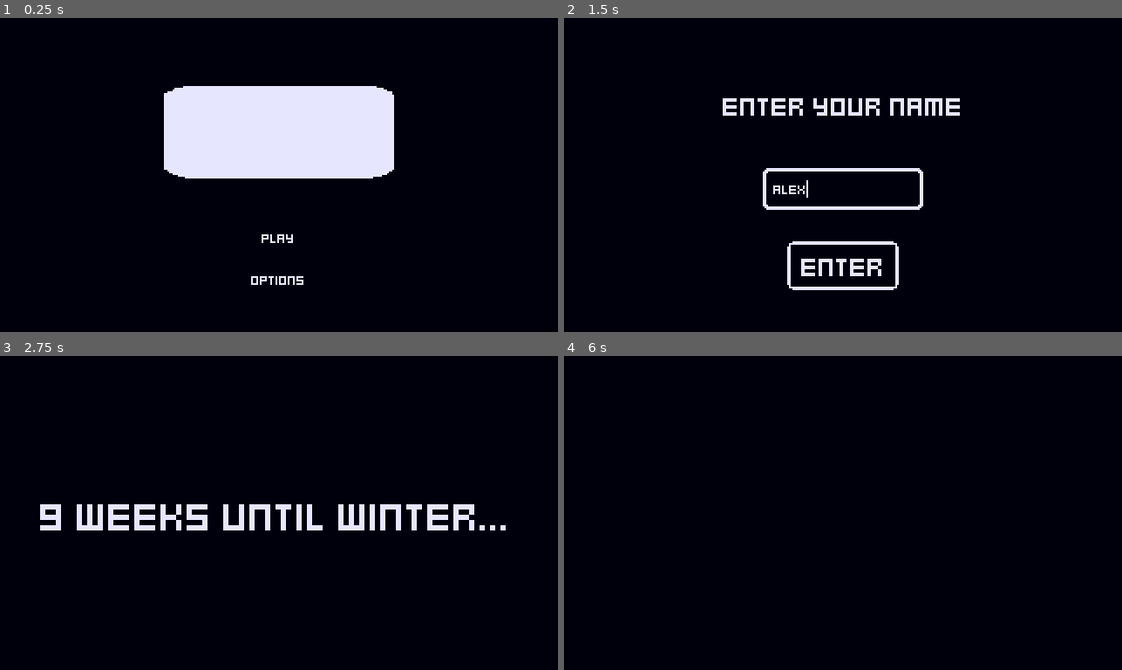
Above: before the commit, frames 1-4 (two rows, left to right).
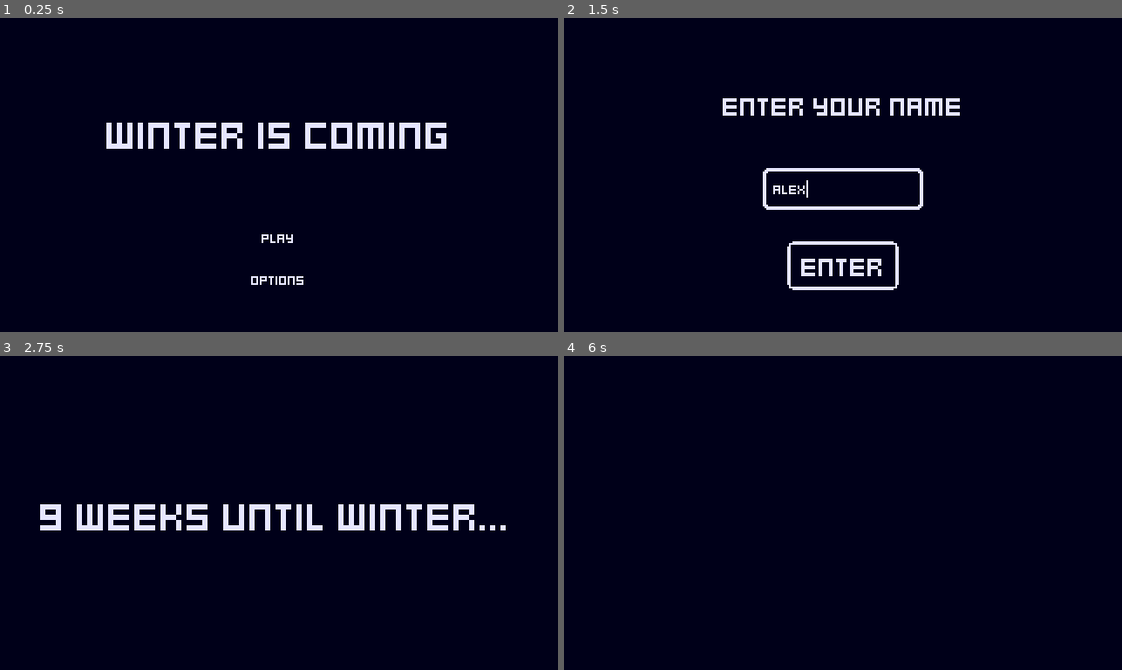
Above: after the commit, the same moments.

Repository: songbirdgamedev/b1t-jam-3-offering
Game: Godot game, scene res://scenes/title_screen.tscn
Same seed, same stepped clock (60 frames per second), same inputs: the game is played once before the commit and once after it. The engine's default icon, where the game draws it, is replaced by a stand-in: a white triangle on a blue panel in a dark square.
Inputs (mouse positions are in pixels of both pictures, inside the frame that each line leads up to):
- Up to frame 1 (0.25 s): no input
- Up to frame 2 (1.5 s): click "Play" at 0.5 s; click (843, 187) at 1.27 s; type "Alex" at 1.35 s
- Up to frame 3 (2.75 s): click "Enter" at 2 s
- Up to frame 4 (6 s): tap Enter at 2.75 s; move the mouse to (965, 497) at 2.77 s; click (965, 497) at 2.85 s; click (965, 497) at 3.5 s; move the mouse to (731, 528) at 3.52 s; click (731, 528) at 3.6 s; click (731, 528) at 4.25 s; move the mouse to (898, 443) at 4.27 s; click (898, 443) at 4.35 s; click (898, 443) at 5 s; move the mouse to (815, 575) at 5.02 s; click (815, 575) at 5.1 s; click (815, 575) at 5.75 s; move the mouse to (1010, 560) at 5.77 s; click (1010, 560) at 5.85 s

The runs differ from the first frame. In frame 1, 11% of the frame differs, in the area x 19-80%, y 21-52%; in frame 2, less than 0.1%; in frame 3, less than 0.1%; in frame 4, less than 0.1%.

Commit message:
Edit colors

Diff:
--- a/resources/1-bit.gdshader
+++ b/resources/1-bit.gdshader
@@ -6,7 +6,7 @@
 {
 	vec4 original_colour = texture(SCREEN_TEXTURE,SCREEN_UV);
 	if (original_colour.b < 0.6){
-		COLOR = vec4(0.0,0.0,0.05,1.0);
+		COLOR = vec4(0.0,0.0,0.1,1.0);
 	}else{
 		COLOR = vec4(0.9,0.9,1,1.0);
 	}
--- a/scenes/autoloads/audio_manager.tscn
+++ b/scenes/autoloads/audio_manager.tscn
@@ -1,3 +1,6 @@
-[gd_scene format=3 uid="uid://ctbrd0cb73wce"]
+[gd_scene load_steps=2 format=3 uid="uid://ctbrd0cb73wce"]
+
+[ext_resource type="Script" uid="uid://bf1ncoifbei14" path="res://scripts/autoloads/audio_manager.gd" id="1_f8yfr"]
 
 [node name="AudioManager" type="Node"]
+script = ExtResource("1_f8yfr")
--- a/scenes/decision.tscn
+++ b/scenes/decision.tscn
@@ -22,7 +22,6 @@
 offset_bottom = -122.0
 
 [node name="Buttons" type="Node2D" parent="."]
-visible = false
 
 [node name="Decision1" parent="Buttons" instance=ExtResource("3_e23qt")]
 position = Vector2(0, 64)
--- a/scenes/decision_button.tscn
+++ b/scenes/decision_button.tscn
@@ -4,19 +4,25 @@
 [ext_resource type="FontFile" uid="uid://d2avfcn8sbdrt" path="res://assets/Kenney Mini Square.ttf" id="1_pq7yr"]
 
 [sub_resource type="StyleBoxFlat" id="StyleBoxFlat_1u7lj"]
+content_margin_left = 2.0
+content_margin_top = 2.0
+content_margin_right = 2.0
+content_margin_bottom = 2.0
 bg_color = Color(0, 0, 0, 1)
+border_width_left = 2
+border_width_top = 2
+border_width_right = 2
+border_width_bottom = 2
+corner_radius_top_left = 3
+corner_radius_top_right = 3
+corner_radius_bottom_right = 3
+corner_radius_bottom_left = 3
 
 [node name="DecisionButton" type="Node2D"]
 script = ExtResource("1_1u7lj")
 metadata/_edit_group_ = true
 
-[node name="ColorRect" type="ColorRect" parent="."]
-offset_right = 128.0
-offset_bottom = 40.0
-metadata/_edit_group_ = true
-
-[node name="Button" type="Button" parent="ColorRect"]
-layout_mode = 0
+[node name="Button" type="Button" parent="."]
 offset_left = 1.0
 offset_top = 1.0
 offset_right = 127.0
@@ -26,5 +32,6 @@
 theme_override_styles/normal = SubResource("StyleBoxFlat_1u7lj")
 text = "Example
 text"
+autowrap_mode = 3
 
-[connection signal="pressed" from="ColorRect/Button" to="." method="_on_button_pressed"]
+[connection signal="pressed" from="Button" to="." method="_on_button_pressed"]
--- a/scenes/dialogue.tscn
+++ b/scenes/dialogue.tscn
@@ -118,7 +118,7 @@
 [node name="Requester" type="AnimatedSprite2D" parent="."]
 position = Vector2(160, 66)
 sprite_frames = SubResource("SpriteFrames_bfpow")
-animation = &"nobody"
+animation = &"deity"
 autoplay = "jeremy"
 
 [node name="TextBox" parent="." instance=ExtResource("1_jwyou")]
--- a/scenes/title_screen.tscn
+++ b/scenes/title_screen.tscn
@@ -1,9 +1,8 @@
-[gd_scene load_steps=6 format=3 uid="uid://cn5f6yumavoep"]
+[gd_scene load_steps=5 format=3 uid="uid://cn5f6yumavoep"]
 
 [ext_resource type="Shader" uid="uid://d0g20hi08muw6" path="res://resources/1-bit.gdshader" id="1_fgkus"]
 [ext_resource type="Script" uid="uid://fh10wpwypodi" path="res://scripts/title_screen.gd" id="1_mgrm8"]
 [ext_resource type="FontFile" uid="uid://d2avfcn8sbdrt" path="res://assets/Kenney Mini Square.ttf" id="1_s4lrb"]
-[ext_resource type="Texture2D" uid="uid://0wdta4hc3gui" path="res://icon.svg" id="1_sa3yf"]
 
 [sub_resource type="ShaderMaterial" id="ShaderMaterial_sa3yf"]
 shader = ExtResource("1_fgkus")
@@ -18,10 +17,17 @@
 offset_bottom = 180.0
 color = Color(0.06053035, 0.06053035, 0.060530342, 1)
 
-[node name="Logo" type="Sprite2D" parent="CanvasLayer"]
-position = Vector2(160, 64.00001)
-scale = Vector2(1.4999999, 0.625)
-texture = ExtResource("1_sa3yf")
+[node name="Logo" type="Label" parent="CanvasLayer"]
+offset_left = 48.0
+offset_top = 36.0
+offset_right = 272.0
+offset_bottom = 96.0
+theme_override_fonts/font = ExtResource("1_s4lrb")
+theme_override_font_sizes/font_size = 24
+text = "Winter is coming"
+horizontal_alignment = 1
+vertical_alignment = 1
+autowrap_mode = 3
 
 [node name="OptionsButton" type="Button" parent="CanvasLayer"]
 offset_left = 96.0
--- a/scripts/autoloads/game_manager.gd
+++ b/scripts/autoloads/game_manager.gd
@@ -21,3 +21,4 @@
 func change_name(n: String) -> void:
 	player_name = n
 	TextManager.set_text()
+	ScenarioManager.set_scenarios()
--- a/scripts/autoloads/scenario_manager.gd
+++ b/scripts/autoloads/scenario_manager.gd
@@ -1,194 +1,204 @@
 extends Node
 
 
-var early: Array[Scenario] = [
-	Scenario.new("You need to test a scenario!", [
-		Option.new("test one", {
-			"village_approval": 5
-		}),
-		Option.new("test two", {
-			"village_approval": -1
-		}),
-		Option.new("test three", {
-			"village_approval": 50
-		}),
-		Option.new("test four", {
-			"village_approval": -10
-		}),
-		Option.new("test five", {
-			"village_approval": 10
-		}),
-		Option.new("test six", {
-			"village_approval": 55
-		})
-	]),
-	Scenario.new("You need to test a scenaritwo!", [
-		Option.new("test one", {
-			"village_approval": 5
-		}),
-		Option.new("test two", {
-			"village_approval": -1
-		}),
-		Option.new("test three", {
-			"village_approval": 50
-		}),
-		Option.new("test four", {
-			"village_approval": -10
-		}),
-		Option.new("test five", {
-			"village_approval": 10
-		}),
-		Option.new("test six", {
-			"village_approval": 55
-		})
-	]),
-	Scenario.new("You need to test a scenario 3!", [
-		Option.new("test one", {
-			"village_approval": 5
-		}),
-		Option.new("test two", {
-			"village_approval": -1
-		}),
-		Option.new("test three", {
-			"village_approval": 50
-		}),
-		Option.new("test four", {
-			"village_approval": -10
-		}),
-		Option.new("test five", {
-			"village_approval": 10
-		}),
-		Option.new("test six", {
-			"village_approval": 55
-		})
-	]),
-]
-
-var mid: Array[Scenario] = [
-	Scenario.new("You need to test a scenario!", [
-		Option.new("test one", {
-			"village_approval": 5
-		}),
-		Option.new("test two", {
-			"village_approval": -1
-		}),
-		Option.new("test three", {
-			"village_approval": 50
-		}),
-		Option.new("test four", {
-			"village_approval": -10
-		}),
-		Option.new("test five", {
-			"village_approval": 10
-		}),
-		Option.new("test six", {
-			"village_approval": 55
-		})
-	]),
-	Scenario.new("You need to test a scenaritwo!", [
-		Option.new("test one", {
-			"village_approval": 5
-		}),
-		Option.new("test two", {
-			"village_approval": -1
-		}),
-		Option.new("test three", {
-			"village_approval": 50
-		}),
-		Option.new("test four", {
-			"village_approval": -10
-		}),
-		Option.new("test five", {
-			"village_approval": 10
-		}),
-		Option.new("test six", {
-			"village_approval": 55
-		})
-	]),
-	Scenario.new("You need to test a scenario 3!", [
-		Option.new("test one", {
-			"village_approval": 5
-		}),
-		Option.new("test two", {
-			"village_approval": -1
-		}),
-		Option.new("test three", {
-			"village_approval": 50
-		}),
-		Option.new("test four", {
-			"village_approval": -10
-		}),
-		Option.new("test five", {
-			"village_approval": 10
-		}),
-		Option.new("test six", {
-			"village_approval": 55
-		})
-	]),
-]
-
-var late: Array[Scenario] = [
-	Scenario.new("You need to test a scenario!", [
-		Option.new("test one", {
-			"village_approval": 5
-		}),
-		Option.new("test two", {
-			"village_approval": -1
-		}),
-		Option.new("test three", {
-			"village_approval": 50
-		}),
-		Option.new("test four", {
-			"village_approval": -10
-		}),
-		Option.new("test five", {
-			"village_approval": 10
-		}),
-		Option.new("test six", {
-			"village_approval": 55
-		})
-	]),
-	Scenario.new("You need to test a scenaritwo!", [
-		Option.new("test one", {
-			"village_approval": 5
-		}),
-		Option.new("test two", {
-			"village_approval": -1
-		}),
-		Option.new("test three", {
-			"village_approval": 50
-		}),
-		Option.new("test four", {
-			"village_approval": -10
-		}),
-		Option.new("test five", {
-			"village_approval": 10
-		}),
-		Option.new("test six", {
-			"village_approval": 55
-		})
-	]),
-	Scenario.new("You need to test a scenario 3!", [
-		Option.new("test one", {
-			"village_approval": 5
-		}),
-		Option.new("test two", {
-			"village_approval": -1
-		}),
-		Option.new("test three", {
-			"village_approval": 50
-		}),
-		Option.new("test four", {
-			"village_approval": -10
-		}),
-		Option.new("test five", {
-			"village_approval": 10
-		}),
-		Option.new("test six", {
-			"village_approval": 55
-		})
-	]),
-]
+var early: Array[Scenario]
+var mid: Array[Scenario]
+var late: Array[Scenario]
+
+
+func _ready() -> void:
+	set_scenarios()
+
+
+func set_scenarios() -> void:
+	early = [
+		Scenario.new("Dear " + GameManager.player_name + ", we humbly request some supplies from the stores for an offering to the forest. The chill of winter will be bitter without them. -Village Elders", [
+			Option.new("Give the elders a veritable bounty from the stores", {
+				"village_approval": 5
+			}),
+			Option.new("allow the elders to choose plenty from the best of the supplies", {
+				"village_approval": -1
+			}),
+			Option.new("Allow the elders to choose some food that's past its best", {
+				"village_approval": 50
+			}),
+			Option.new("Allow the elders to choose a small amount from the supplies", {
+				"village_approval": -10
+			}),
+			Option.new("Ignore the elders' request entirely", {
+				"village_approval": 10
+			}),
+			Option.new("Tell the elders that the village needs those supplies for winter", {
+				"village_approval": 55
+			})
+		]),
+		Scenario.new("You need to test a scenaritwo!", [
+			Option.new("test one", {
+				"village_approval": 5
+			}),
+			Option.new("test two", {
+				"village_approval": -1
+			}),
+			Option.new("test three", {
+				"village_approval": 50
+			}),
+			Option.new("test four", {
+				"village_approval": -10
+			}),
+			Option.new("test five", {
+				"village_approval": 10
+			}),
+			Option.new("test six", {
+				"village_approval": 55
+			})
+		]),
+		Scenario.new("You need to test a scenario 3!", [
+			Option.new("test one", {
+				"village_approval": 5
+			}),
+			Option.new("test two", {
+				"village_approval": -1
+			}),
+			Option.new("test three", {
+				"village_approval": 50
+			}),
+			Option.new("test four", {
+				"village_approval": -10
+			}),
+			Option.new("test five", {
+				"village_approval": 10
+			}),
+			Option.new("test six", {
+				"village_approval": 55
+			})
+		]),
+	]
+
+	mid = [
+		Scenario.new("You need to test a scenario!", [
+			Option.new("test one", {
+				"village_approval": 5
+			}),
+			Option.new("test two", {
+				"village_approval": -1
+			}),
+			Option.new("test three", {
+				"village_approval": 50
+			}),
+			Option.new("test four", {
+				"village_approval": -10
+			}),
+			Option.new("test five", {
+				"village_approval": 10
+			}),
+			Option.new("test six", {
+				"village_approval": 55
+			})
+		]),
+		Scenario.new("You need to test a scenaritwo!", [
+			Option.new("test one", {
+				"village_approval": 5
+			}),
+			Option.new("test two", {
+				"village_approval": -1
+			}),
+			Option.new("test three", {
+				"village_approval": 50
+			}),
+			Option.new("test four", {
+				"village_approval": -10
+			}),
+			Option.new("test five", {
+				"village_approval": 10
+			}),
+			Option.new("test six", {
+				"village_approval": 55
+			})
+		]),
+		Scenario.new("You need to test a scenario 3!", [
+			Option.new("test one", {
+				"village_approval": 5
+			}),
+			Option.new("test two", {
+				"village_approval": -1
+			}),
+			Option.new("test three", {
+				"village_approval": 50
+			}),
+			Option.new("test four", {
+				"village_approval": -10
+			}),
+			Option.new("test five", {
+				"village_approval": 10
+			}),
+			Option.new("test six", {
+				"village_approval": 55
+			})
+		]),
+	]
+
+	late = [
+		Scenario.new("You need to test a scenario!", [
+			Option.new("test one", {
+				"village_approval": 5
+			}),
+			Option.new("test two", {
+				"village_approval": -1
+			}),
+			Option.new("test three", {
+				"village_approval": 50
+			}),
+			Option.new("test four", {
+				"village_approval": -10
+			}),
+			Option.new("test five", {
+				"village_approval": 10
+			}),
+			Option.new("test six", {
+				"village_approval": 55
+			})
+		]),
+		Scenario.new("You need to test a scenaritwo!", [
+			Option.new("test one", {
+				"village_approval": 5
+			}),
+			Option.new("test two", {
+				"village_approval": -1
+			}),
+			Option.new("test three", {
+				"village_approval": 50
+			}),
+			Option.new("test four", {
+				"village_approval": -10
+			}),
+			Option.new("test five", {
+				"village_approval": 10
+			}),
+			Option.new("test six", {
+				"village_approval": 55
+			})
+		]),
+		Scenario.new("You need to test a scenario 3!", [
+			Option.new("test one", {
+				"village_approval": 5
+			}),
+			Option.new("test two", {
+				"village_approval": -1
+			}),
+			Option.new("test three", {
+				"village_approval": 50
+			}),
+			Option.new("test four", {
+				"village_approval": -10
+			}),
+			Option.new("test five", {
+				"village_approval": 10
+			}),
+			Option.new("test six", {
+				"village_approval": 55
+			})
+		]),
+	]
 
 
 func get_scenario() -> Scenario:
--- a/scripts/decision_button.gd
+++ b/scripts/decision_button.gd
@@ -2,7 +2,7 @@
 extends Node2D
 
 
-@onready var button: Button = $ColorRect/Button
+@onready var button: Button = $Button
 var result: Dictionary
 
 signal button_pressed
--- a/scripts/time_left.gd
+++ b/scripts/time_left.gd
@@ -14,6 +14,5 @@
 	elif weeks == 1:
 		label.text = "[shake]" + str(weeks)  + " week until winter..."
 	else:
-		print(str(weeks) + " weeks until winter...")
 		label.text = str(weeks) + " weeks until winter..."
 	GameManager.weeks_left -= 1
Not shown, removed: assets/sounds/jeremy_voice.mp3.import
Not shown, removed: assets/sounds/jeremy_voice.mp3
